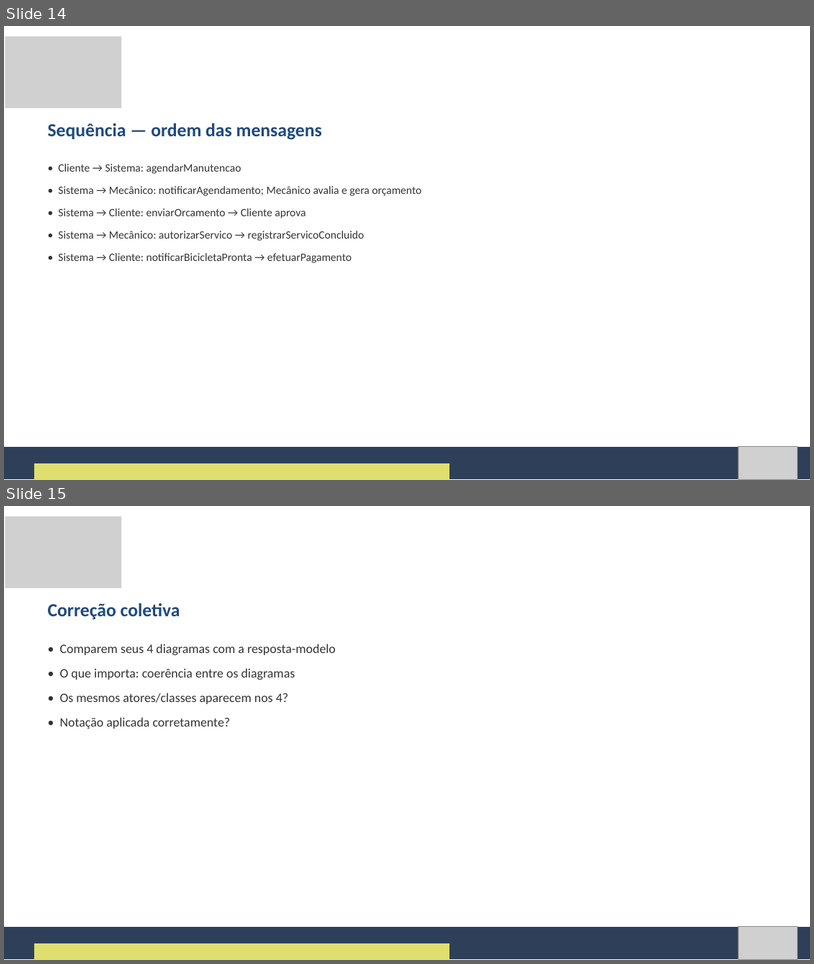
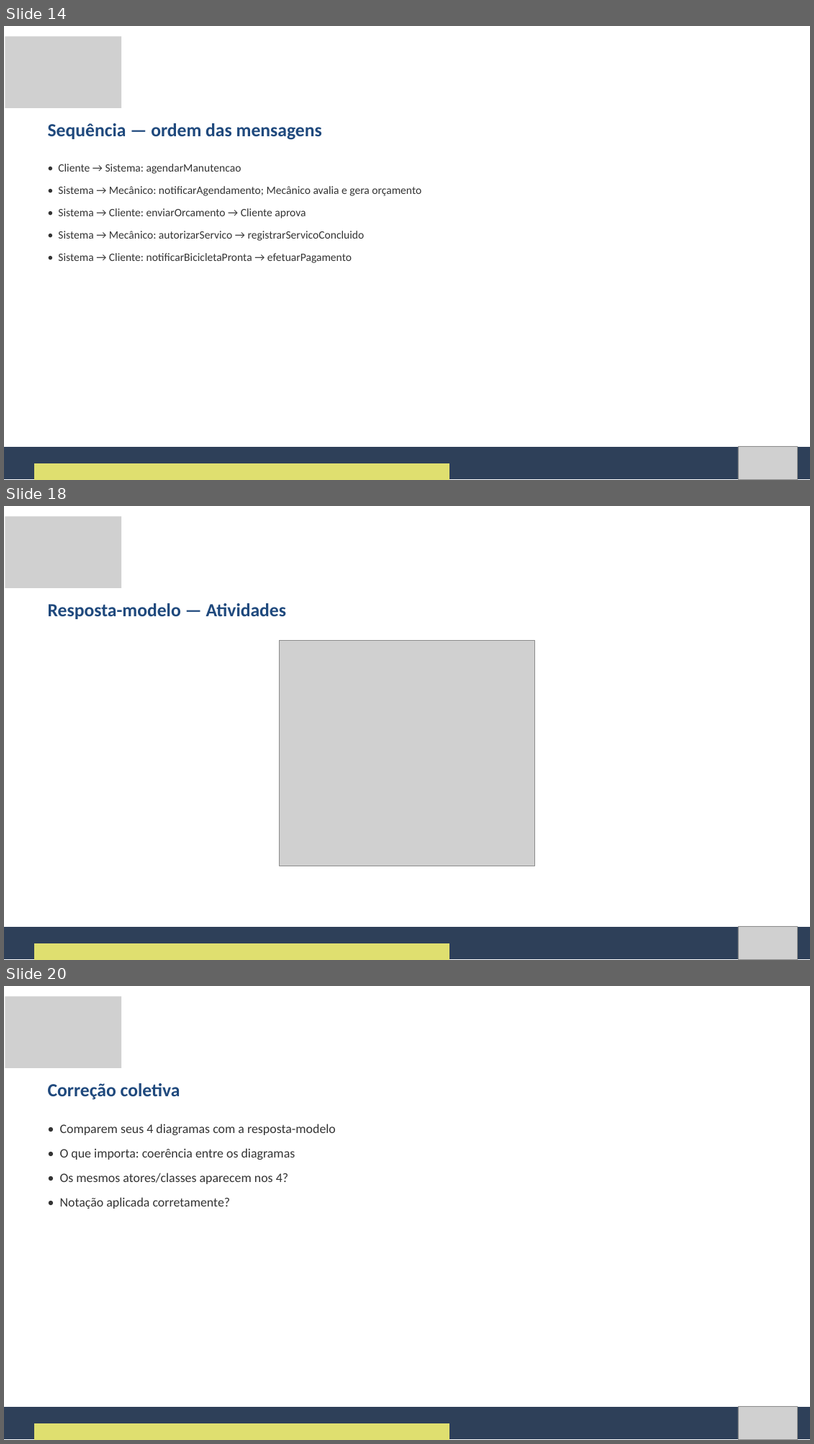
Before and after one commit to Natan20/Curso-Modelagem-De-Sistemas-Material, a slide deck: Aula 09 - 15-10-2026/Aula 9 - Slides.pptx. Shown one above the other, each under a label of ours: slides 14 and 15 before the commit, slides 14, 18 and 20 after it; the slides between them are not shown. The pictures are 814x964 and 814x1444 pixels, drawn with LibreOffice and Linux fonts; fonts in the diff are those of the drawing; grey boxes stand for pictures. Boxes give left, top, right and bottom in pixels: in the first picture for what was removed or moved away, otherwise in the second. Text is boxed around its words. In the diff, an @@ line names an element or a change of style, - is before the commit and + after.

Commit message:
Adiciona diagramas visuais faltantes nas aulas de UML, UX e Canvas
As Aulas 4-11 e 14 pediam para reproduzir/comparar diagramas (casos de
uso, classes, atividades, sequencia, wireframe, canvas de modelo de
negocio) que nunca apareciam de fato nos slides ou na apostila - so
existiam como instrucao em texto. Esta atualizacao adiciona as imagens
correspondentes nos slides e nas apostilas dessas aulas.

```diff
--- a/Aula 09 - 15-10-2026/Aula 9 - Slides.pptx
+++ b/Aula 09 - 15-10-2026/Aula 9 - Slides.pptx
@@ slide 18 added at (4, 506, 810, 960), background #FFFFFF @@
@@ picture added at (5, 517, 121, 588) @@
@@ text added at (48, 603, 287, 619), 33 pt, text #1F497D, bold @@
+Resposta-modelo — Atividades
@@ picture added at (279, 641, 535, 866) @@
@@ freeform shape added at (4, 926, 810, 959), fill #2E4059 @@
@@ picture added at (738, 926, 798, 959) @@
@@ freeform shape added at (34, 944, 450, 960), fill #DFDF6F @@
@@ what was slide 15 is now slide 20 @@
```
Also in this commit, not shown: 4 other slides added, 18 other files.
